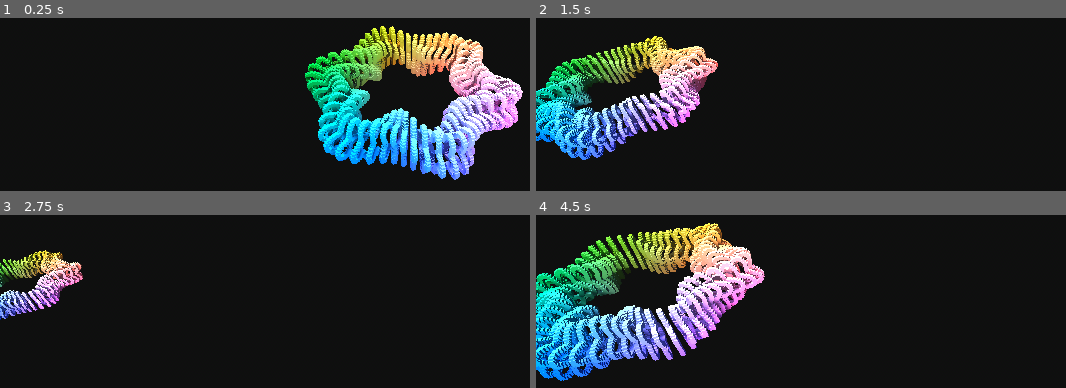
Above: before the commit, frames 1-4 (two rows, left to right).
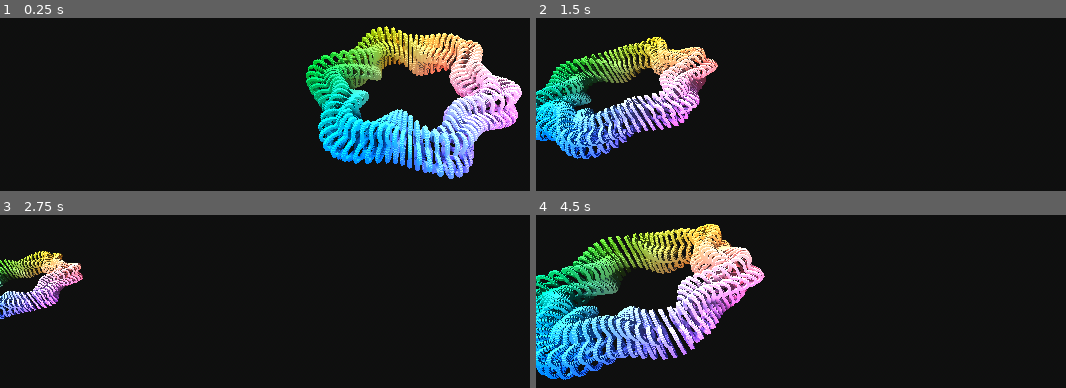
Above: after the commit, the same moments.

Repository: meursw/Graphics-Programming
Game: Godot game, scene res://Scenes/world.tscn
Same seed, same stepped clock (60 frames per second), same inputs: the game is played once before the commit and once after it.
Inputs (mouse positions are in pixels of both pictures, inside the frame that each line leads up to):
- Up to frame 1 (0.25 s): no input
- Up to frame 2 (1.5 s): move the mouse to (outside the picture) at 0.52 s; hold D (right) 0.53-1.28 s; right-click (outside the picture) at 0.6 s; click (outside the picture) at 0.67 s; move the mouse to (774, 106) at 1.27 s; hold S (back) from 1.28 s (still down); right-click (774, 106) at 1.35 s
- Up to frame 3 (2.75 s): move the mouse to (outside the picture) at 2.02 s; release S (back) at 2.03 s; hold D (right) from 2.03 s (still down); right-click (outside the picture) at 2.1 s
- Up to frame 4 (4.5 s): move the mouse to (896, 370) at 2.77 s; release D (right) at 2.78 s; hold W (forward) 2.78-3.53 s; right-click (896, 370) at 2.85 s; click (896, 370) at 2.92 s; tap Enter at 3.5 s; move the mouse to (outside the picture) at 3.52 s; hold A (left) from 3.53 s (still down); right-click (outside the picture) at 3.6 s; move the mouse to (outside the picture) at 4.27 s; right-click (outside the picture) at 4.35 s

The runs differ from the first frame. In frame 1, 14% of the frame differs, in the area x 57-99%, y 4-94%; in frame 2, 9.2%; in frame 3, 2.5%; in frame 4, 15%, in the area x 0-44%, y 4-96%.

Commit message:
opengl init

Diff:
--- a/CatlikeCoding/Godot/Mathematical Surfaces/Scenes/world.tscn
+++ b/CatlikeCoding/Godot/Mathematical Surfaces/Scenes/world.tscn
@@ -39,6 +39,5 @@
 script = ExtResource("1_pqmig")
 
 [node name="Graph" parent="." instance=ExtResource("1_lllvd")]
-transform = Transform3D(1, 0, 0, 0, 1, 0, 0, 0, 1, 0, 0, 0)
-resolution = 60
+resolution = 80
 function_name = 4
Not shown, added: OpenGL/1. Getting Started/Assets/awesomeface.png
Not shown, added: OpenGL/1. Getting Started/Assets/container.jpg
Not shown, added: OpenGL/1. Getting Started/Assets/wall.jpg
Not shown, added: OpenGL/1. Getting Started/Hello Shaders/fragment.fs
Not shown, added: OpenGL/1. Getting Started/Hello Shaders/shaders.cpp
Not shown, added: OpenGL/1. Getting Started/Hello Shaders/vertex.vs
Not shown, added: OpenGL/1. Getting Started/Hello Textures/texture_shader.fs
Not shown, added: OpenGL/1. Getting Started/Hello Textures/texture_shader.vs
Not shown, added: OpenGL/1. Getting Started/Hello Textures/textures.cpp
Not shown, added: OpenGL/1. Getting Started/Hello Triangle/hello_triangle.cpp
Not shown, added: OpenGL/1. Getting Started/README.md
Not shown, added: OpenGL/1. Getting Started/glad.c
(and 2 more such lines)
